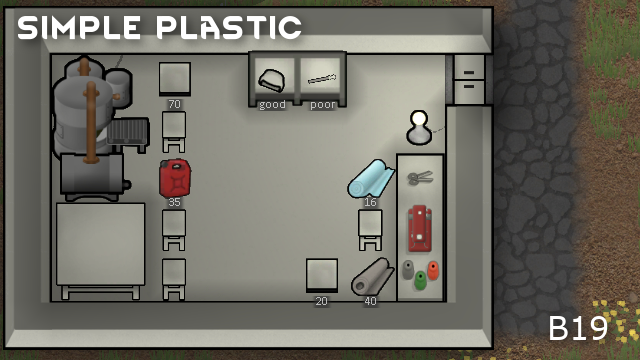
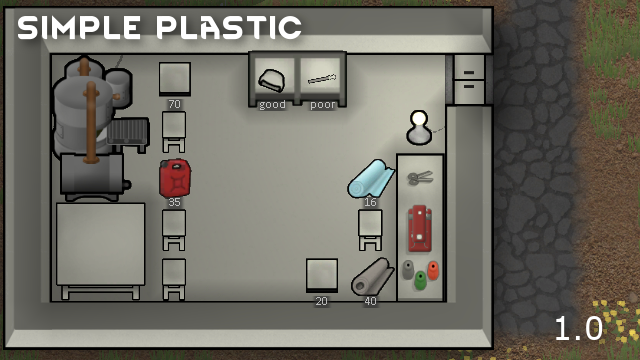
Comparing the layer stacks of the two 640 x 360 images. Changes:
renamed "VerB19 copy" to "RWVer copy", painted on it over [547, 312, 618, 350]
